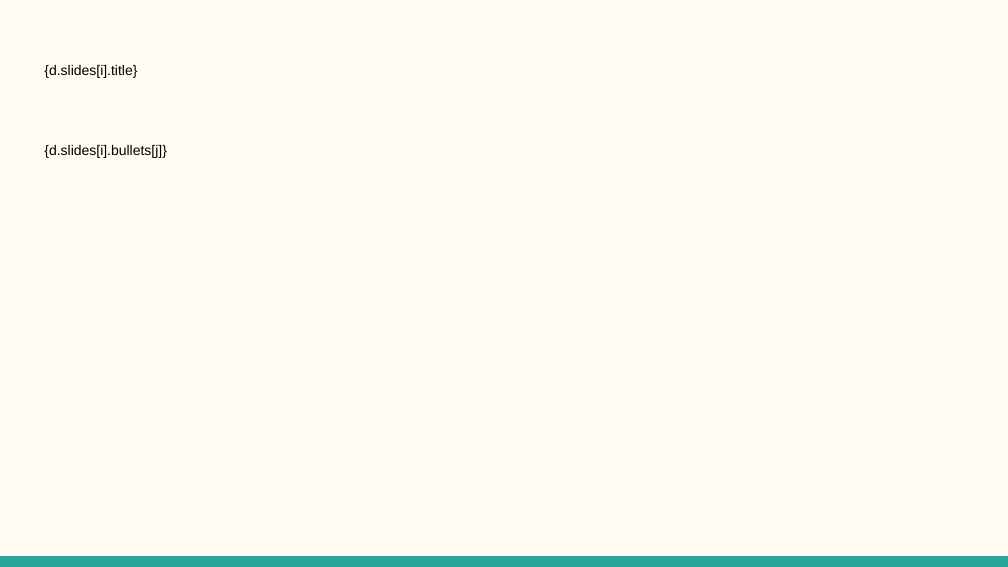
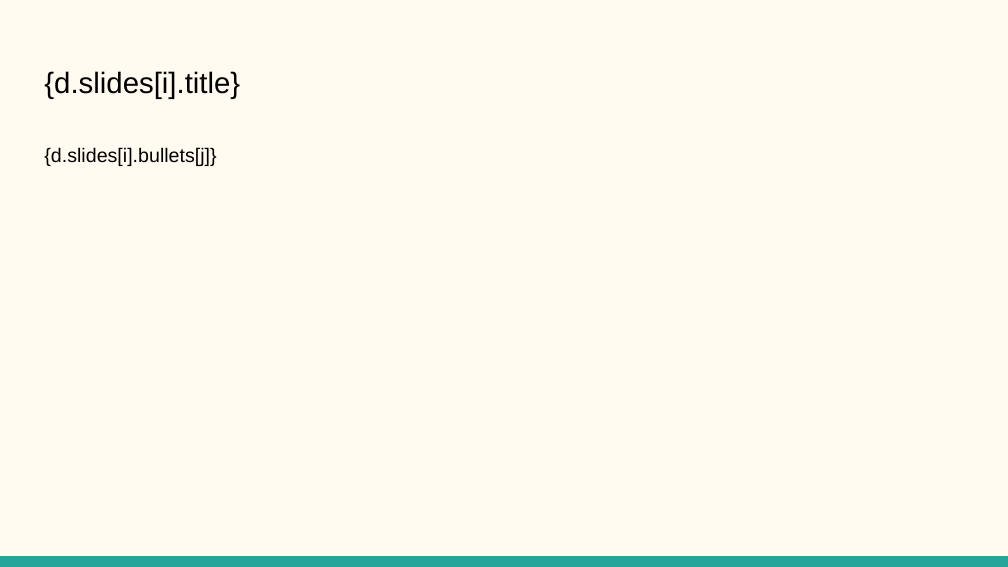
Before and after one commit to wosunheizhu/Mindflow-Agent, a slide deck: slide 10 of Science project.odp. Drawn at 1008x567 pixels with LibreOffice and Linux fonts; fonts in the diff are those of the drawing. Boxes give left, top, right and bottom in pixels: in the first picture for what was removed or moved away, otherwise in the second. Text is boxed around its words. In the diff, an @@ line names an element or a change of style, - is before the commit and + after.

```diff
--- a/Science project.odp
+++ b/Science project.odp
@@ title "{d.slides[i].title}" at [44, 71, 240, 99]: size 10 to 21 pt @@
@@ text "{d.slides[i].bullets[j]}" at [44, 147, 216, 166]: size 10 to 14 pt @@
```
Also in this commit, not shown: 9 other slides changed, 2 other files.
